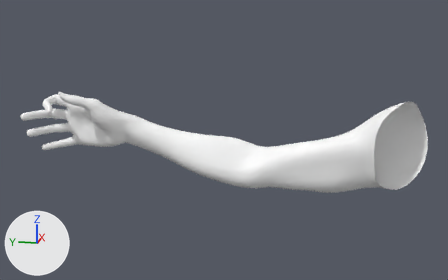
The glTF model src/assets/models/player/arm/arm.gltf as it was, and as the next commit left it.
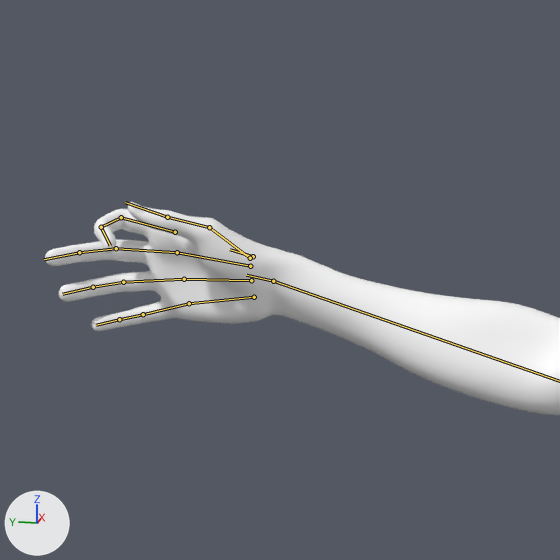
Each version is shown whole from a camera (50 mm lens) standing at (-0.962, 0.102, 0.29) and looking at (-0.008, 0.293, 0.052), then close up on the part from 0% to 57% of the width and 0% to 91% of the height. The axes (+X, +Y, +Z) are drawn at lower left. The lights are the same throughout. Both versions are drawn at frame 10 of the action 'ShootPistol'; the numbers are the values there. The bones that bend it are drawn over the model as lines in the close-ups.

Objects in the first close-up: 'Arm'.
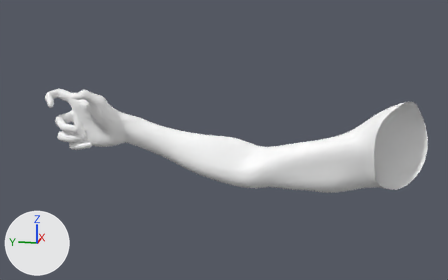
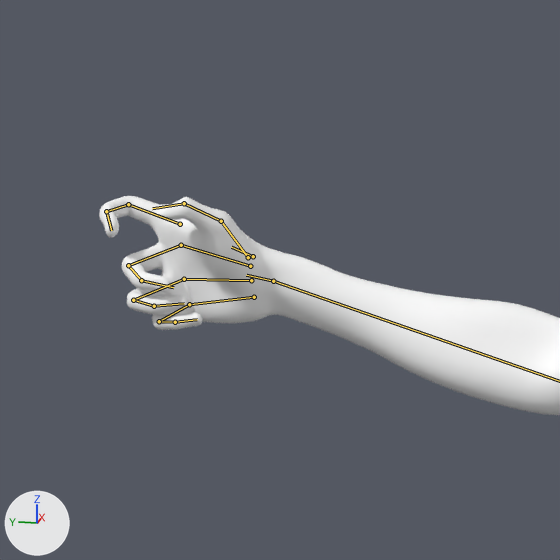
What the commit changed:
Bone 'palm.01.R' (bone_palm_01_r) turns from (0, 0, 0) to (-8, 0, 0) degrees about its own x, y and z.
Bone 'thumb.01.R' (bone_thumb_01_r) turns from (0, 0, 0) to (-20, -2, -6) degrees about its own x, y and z.
Bone 'thumb.03.R' (bone_thumb_03_r) turns from (0, 0, 0) to (75, 0, 0) degrees about its own x, y and z.
Bone 'palm.02.R' (bone_palm_02_r) turns from (0, 0, 0) to (-8, 0, 0) degrees about its own x, y and z.
Bone 'f_middle.01.R' (bone_f_middle_01_r) turns from (0, 0, 0) to (47, 0, 0) degrees about its own x, y and z.
Bone 'f_middle.02.R' (bone_f_middle_02_r) turns from (0, 0, 0) to (54, 10, -5) degrees about its own x, y and z.
Bone 'f_middle.03.R' (bone_f_middle_03_r) turns from (0, 0, 0) to (28, -7, 7) degrees about its own x, y and z.
Bone 'f_ring.01.R' (bone_f_ring_01_r) turns from (0, 0, 0) to (38, 0, 0) degrees about its own x, y and z.
Bone 'f_ring.02.R' (bone_f_ring_02_r) turns from (0, 0, 0) to (82, 0, 0) degrees about its own x, y and z.
Bone 'f_ring.03.R' (bone_f_ring_03_r) turns from (0, 0, 0) to (21, 0, 0) degrees about its own x, y and z.
Bone 'f_pinky.01.R' (bone_f_pinky_01_r) turns from (0, 0, 0) to (58, -5, -8) degrees about its own x, y and z.
Bone 'f_pinky.02.R' (bone_f_pinky_02_r) turns from (0, 0, 0) to (71, 0, 0) degrees about its own x, y and z.
Bone 'f_pinky.03.R' (bone_f_pinky_03_r) turns from (0, 0, 0) to (17, 0, 0) degrees about its own x, y and z.

Location of each change, [x1, y1, x2, y2] in pixels of the close-ups (560 x 560 px):
'Arm', posed
    before: [45, 202, 560, 415]
    after: [99, 196, 560, 415]
bone 'palm.01.R', root to tip
    before: (253, 256) to (230, 249)
    after: (253, 256) to (231, 247)
bone 'thumb.01.R', root to tip
    before: (250, 258) to (209, 227)
    after: (248, 257) to (221, 221)
bone 'thumb.03.R', root to tip
    before: (167, 217) to (125, 202)
    after: (184, 203) to (152, 208)
bone 'palm.02.R', root to tip
    before: (250, 266) to (177, 252)
    after: (250, 266) to (181, 245)
bone 'f_middle.01.R', root to tip
    before: (177, 252) to (116, 248)
    after: (181, 245) to (128, 265)
bone 'f_middle.02.R', root to tip
    before: (116, 248) to (79, 252)
    after: (128, 265) to (141, 280)
bone 'f_middle.03.R', root to tip
    before: (79, 252) to (44, 259)
    after: (141, 280) to (173, 287)
bone 'f_ring.01.R', root to tip
    before: (184, 279) to (123, 282)
    after: (184, 279) to (133, 300)
bone 'f_ring.02.R', root to tip
    before: (123, 282) to (93, 287)
    after: (133, 300) to (154, 306)
bone 'f_ring.03.R', root to tip
    before: (93, 287) to (62, 294)
    after: (154, 306) to (184, 303)
bone 'f_pinky.01.R', root to tip
    before: (189, 303) to (143, 314)
    after: (189, 304) to (159, 321)
bone 'f_pinky.02.R', root to tip
    before: (143, 314) to (119, 319)
    after: (159, 321) to (175, 322)
bone 'f_pinky.03.R', root to tip
    before: (119, 319) to (96, 325)
    after: (175, 322) to (197, 319)
